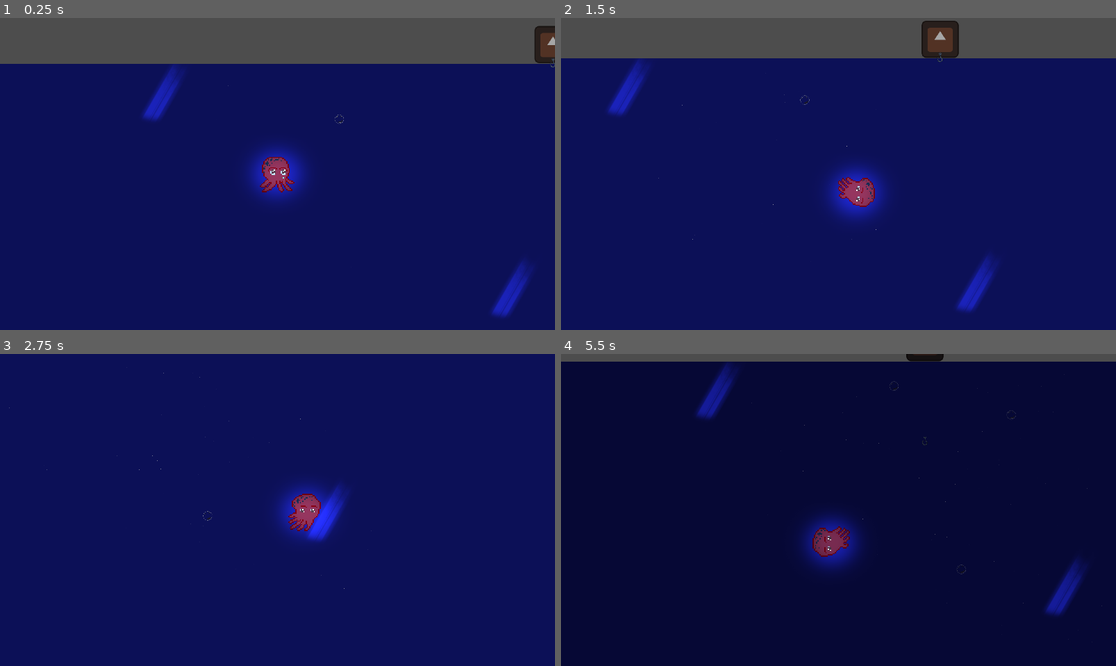
Above: before the commit, frames 1-4 (two rows, left to right).
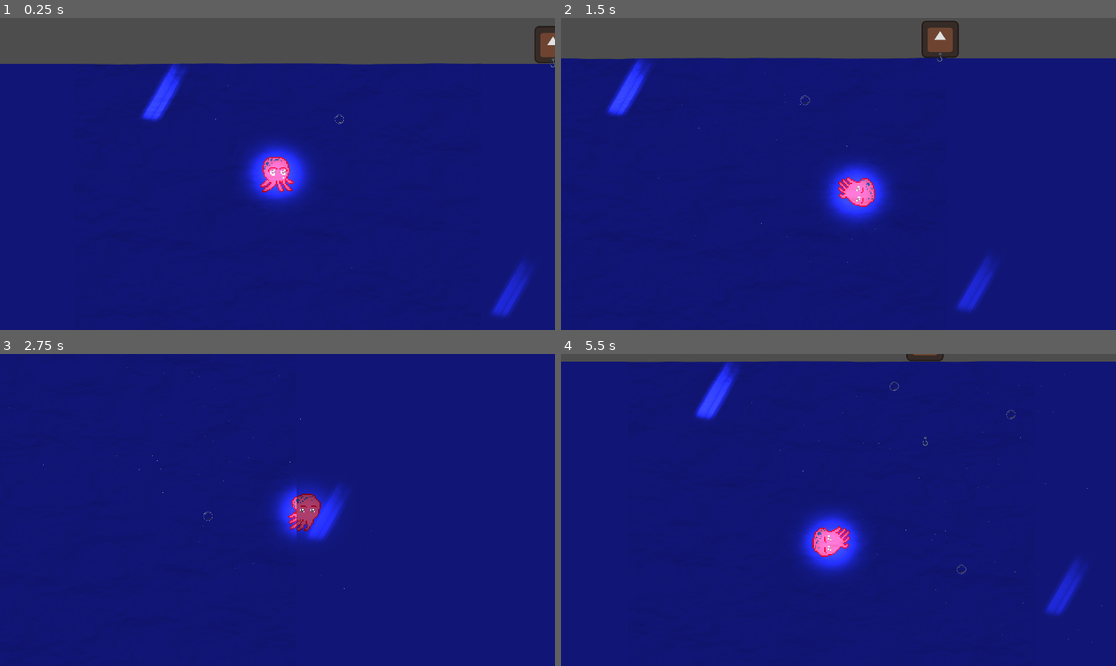
Above: after the commit, the same moments.

Repository: alfroids/tidal-storm
Game: Godot game, scene res://scenes/levels/main.tscn
Two runs of this game, one before a commit and one after it. Both use one fixed random seed, a clock stepped at 60 frames per second and the inputs below. The engine's default icon, where the game draws it, is replaced by a stand-in: a white triangle on a blue panel in a dark square.
Inputs:
- Up to frame 1 (0.25 s): no input
- Up to frame 2 (1.5 s): hold D (move_right) 0.53-1.28 s; tap Space (dash) at 0.6, 1.35 s; hold S (move_down) from 1.28 s (still down)
- Up to frame 3 (2.75 s): release S (move_down) at 2.03 s; hold D (move_right) from 2.03 s (still down); tap Space (dash) at 2.1 s
- Up to frame 4 (5.5 s): release D (move_right) at 2.78 s; hold W (move_up) 2.78-3.53 s; tap Space (dash) every 0.75 s from 2.85 to 5.1 s; hold A (move_left) 3.53-5.03 s; hold S (move_down) from 5.03 s (still down)

The runs differ from the first frame. In frame 1, 80% of the frame differs, in the area x 0-100%, y 4-100%; in frame 2, 82%; in frame 3, 94%; in frame 4, 98%, in the area x 0-100%, y 0-100%.

Commit message:
Create water shader

Diff:
--- /dev/null
+++ b/assets/shaders/water.gdshader
@@ -0,0 +1,19 @@
+shader_type canvas_item;
+
+uniform sampler2D SCREEN_TEXTURE: hint_screen_texture, filter_linear;
+uniform sampler2D NOISE_TEXTURE: repeat_enable;
+uniform float strength: hint_range(0.0, 5, 0.1) = 1.0;
+uniform float uv_scaling: hint_range (0.0, 1.0, 0.05) = 1.0;
+uniform vec2 movement_direction = vec2(1, 0);
+uniform float movement_speed: hint_range (0.0, 0.5, 0.01) = 0.1;
+//uniform vec4 water_color: source_color;
+
+void fragment() {
+	vec2 uv = SCREEN_UV;
+	vec4 screen_texture = texture(SCREEN_TEXTURE, uv);
+	vec2 movement_factor = movement_direction * movement_speed * TIME;
+	float noise_value = texture(NOISE_TEXTURE, uv*uv_scaling + movement_factor).r - 0.5;
+	uv += noise_value * SCREEN_PIXEL_SIZE * strength;
+	COLOR = texture(SCREEN_TEXTURE, uv);
+	//COLOR = mix(texture(SCREEN_TEXTURE, uv), water_color, water_color.a);
+}
--- a/scenes/levels/main.tscn
+++ b/scenes/levels/main.tscn
@@ -1,12 +1,28 @@
-[gd_scene load_steps=6 format=3 uid="uid://bu6f414k16ji4"]
+[gd_scene load_steps=10 format=3 uid="uid://bu6f414k16ji4"]
 
 [ext_resource type="Script" path="res://scenes/levels/main.gd" id="1_4jlsr"]
 [ext_resource type="PackedScene" uid="uid://bb21uipacresu" path="res://scenes/octopus/octopus.tscn" id="3_eg6kt"]
 [ext_resource type="Texture2D" uid="uid://du2vcjykuaqa7" path="res://assets/lights/light_ray.png" id="4_l32tu"]
+[ext_resource type="Shader" path="res://assets/shaders/water.gdshader" id="4_t3ohp"]
 [ext_resource type="PackedScene" uid="uid://ye3rq14ioe58" path="res://scenes/boat-manager/boat-manager.tscn" id="5_gj485"]
 
 [sub_resource type="WorldBoundaryShape2D" id="WorldBoundaryShape2D_hixgo"]
 normal = Vector2(0, 1)
+
+[sub_resource type="FastNoiseLite" id="FastNoiseLite_1bpnn"]
+seed = 3
+
+[sub_resource type="NoiseTexture2D" id="NoiseTexture2D_he17s"]
+seamless = true
+noise = SubResource("FastNoiseLite_1bpnn")
+
+[sub_resource type="ShaderMaterial" id="ShaderMaterial_hnmdd"]
+shader = ExtResource("4_t3ohp")
+shader_parameter/strength = 5.0
+shader_parameter/uv_scaling = 1.0
+shader_parameter/movement_direction = Vector2(1, 0)
+shader_parameter/movement_speed = 0.1
+shader_parameter/NOISE_TEXTURE = SubResource("NoiseTexture2D_he17s")
 
 [node name="Main" type="Node2D" node_paths=PackedStringArray("_calm_timer", "_storm_timer", "_canvas_modulate")]
 script = ExtResource("1_4jlsr")
@@ -45,7 +61,7 @@
 shape = SubResource("WorldBoundaryShape2D_hixgo")
 
 [node name="Water" type="Polygon2D" parent="."]
-visible = false
+material = SubResource("ShaderMaterial_hnmdd")
 color = Color(0.129412, 0.737255, 0.901961, 0.227451)
 polygon = PackedVector2Array(-704, 0, 704, 0, 704, 1344, -704, 1344)
 
@@ -61,6 +77,7 @@
 one_shot = true
 
 [node name="CanvasModulate" type="CanvasModulate" parent="."]
+visible = false
 color = Color(0.0463632, 0.0430813, 0.169865, 1)
 
 [node name="LightManager" type="Node" parent="."]
